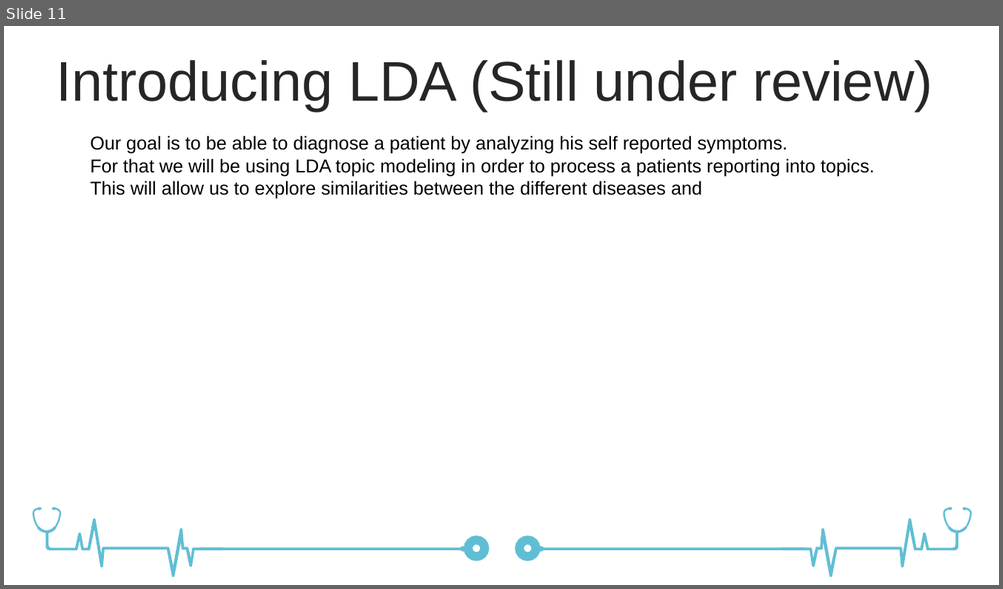
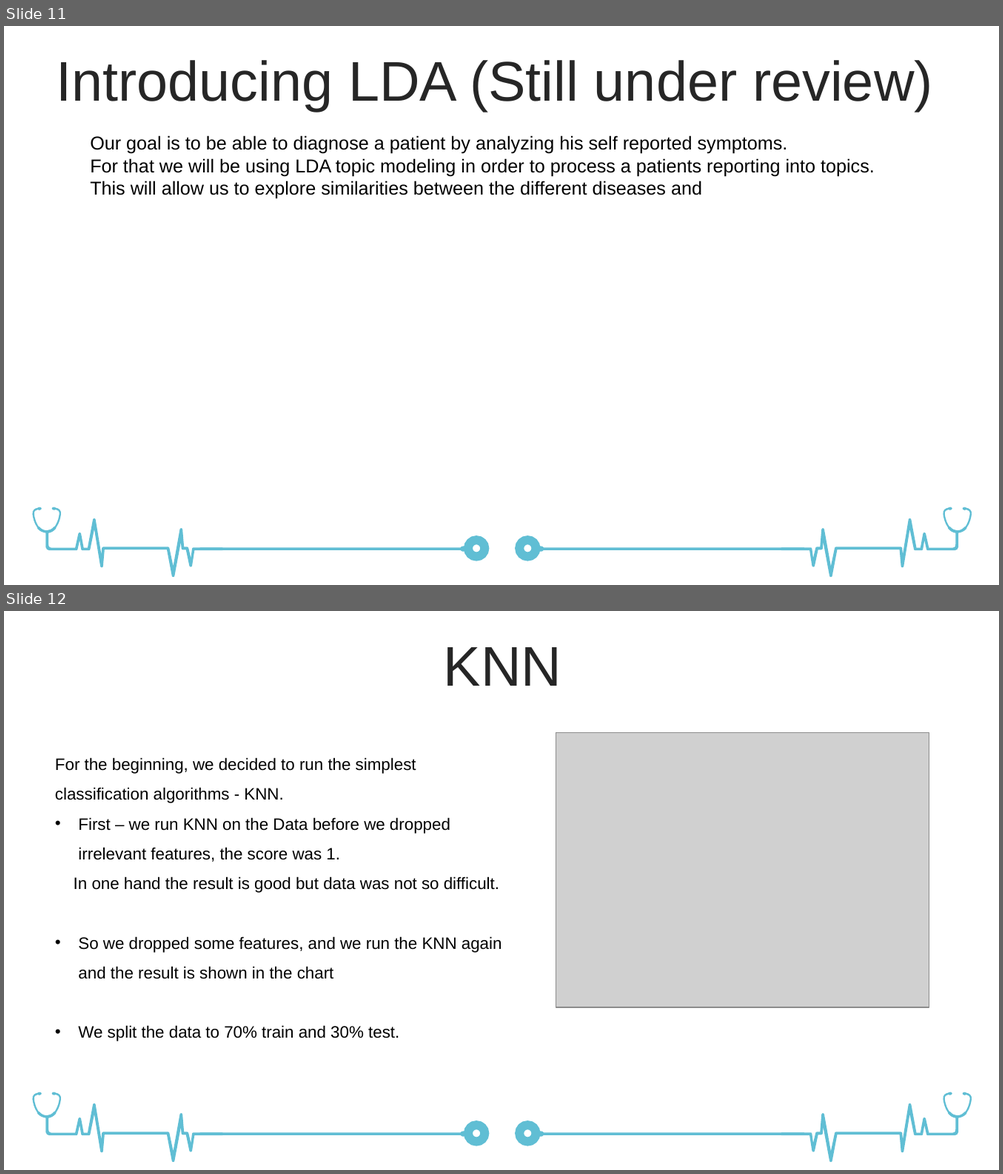
Before and after one commit to eliorsastiel1/disease-project, a slide deck: final.pptx. Shown one above the other, each under a label of ours: slide 11 before the commit, slides 11 and 12 after it. The pictures are 1003x589 and 1003x1174 pixels, drawn with LibreOffice and Linux fonts; fonts in the diff are those of the drawing; grey boxes stand for pictures. Boxes give left, top, right and bottom in pixels: in the first picture for what was removed or moved away, otherwise in the second. Text is boxed around its words. In the diff, an @@ line names an element or a change of style, - is before the commit and + after.

```diff
--- a/final.pptx
+++ b/final.pptx
@@ slide 12 added at <box>4,611,999,1170</box>, background #FFFFFF; not listed: 8 template elements that a slide beside it also shows @@
@@ text added at <box>444,647,562,686</box>, 54 pt, text #262626 @@
+KNN
@@ picture added at <box>556,732,929,1008</box> @@
@@ text added at <box>55,758,502,1042</box>, 16 pt, text #000000 @@
+For the beginning, we decided to run the simplest classification algorithms - KNN.
+• First – we run KNN on the Data before we dropped irrelevant features, the score was 1.
+In one hand the result is good but data was not so difficult.
+• So we dropped some features, and we run the KNN again and the result is shown in the chart
+• We split the data to 70% train and 30% test.
```
Also in this commit, not shown: 1 other file.
